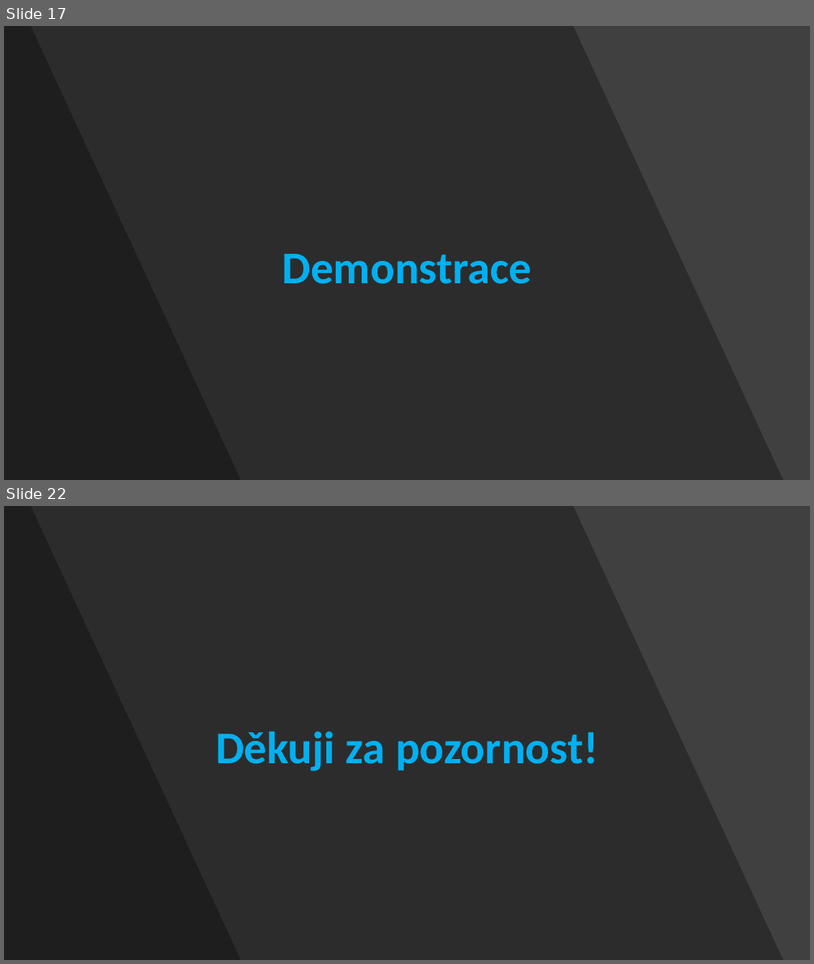
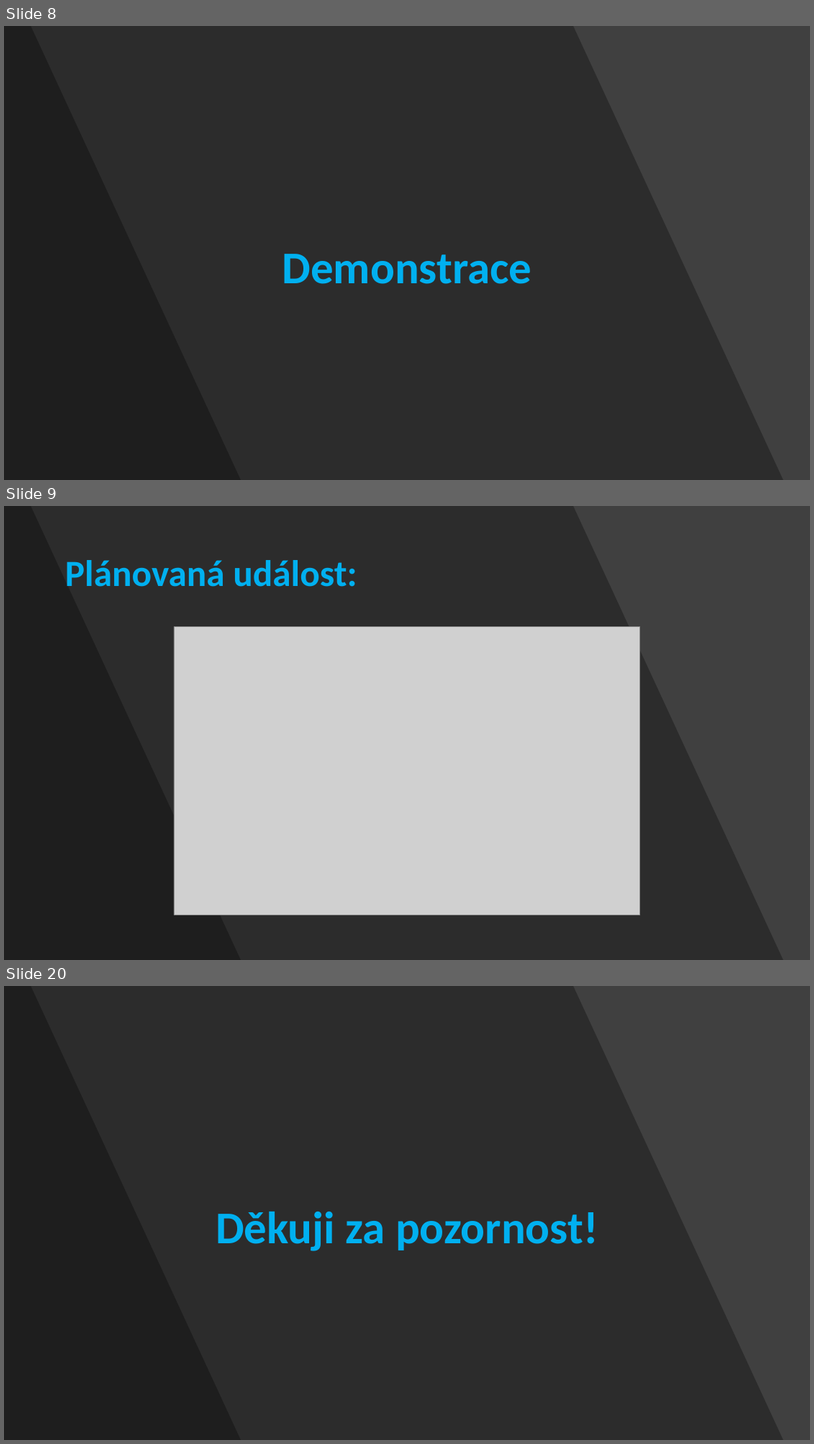
Before and after one commit to Fortex365/DiscordBot, a slide deck: Bot na platformě Discord.pptx. Shown one above the other, each under a label of ours: slides 17 and 22 before the commit, slides 8, 9 and 20 after it; the slides between them are not shown. The pictures are 814x964 and 814x1444 pixels, drawn with LibreOffice and Linux fonts; fonts in the diff are those of the drawing; grey boxes stand for pictures. Boxes give left, top, right and bottom in pixels: in the first picture for what was removed or moved away, otherwise in the second. Text is boxed around its words. In the diff, an @@ line names an element or a change of style, - is before the commit and + after.

```diff
--- a/Bot na platformě Discord.pptx
+++ b/Bot na platformě Discord.pptx
@@ slide 9 added at [4, 506, 810, 960], background #404040 @@
@@ freeform shape added at [4, 506, 784, 960], fill #000000 at 30% opacity @@
@@ freeform shape added at [4, 506, 241, 960], fill #000000 at 30% opacity @@
@@ title added at [65, 560, 357, 587], 44 pt, text #00B0F0, bold @@
+Plánovaná událost:
@@ picture added at [174, 627, 640, 915] @@
@@ what was slide 17 is now slide 8 @@
@@ what was slide 22 is now slide 20 @@
```
Also in this commit, not shown: 9 slides changed, 5 other slides added, 8 slides removed, 1 other file.
